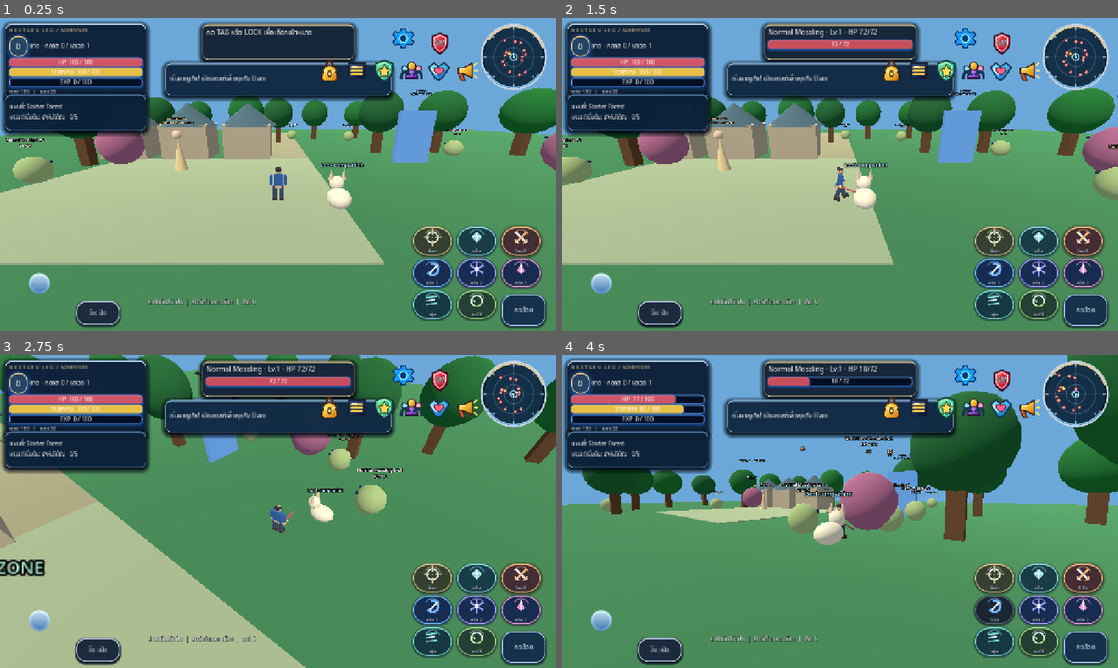
Above: before the commit, frames 1-4 (two rows, left to right).
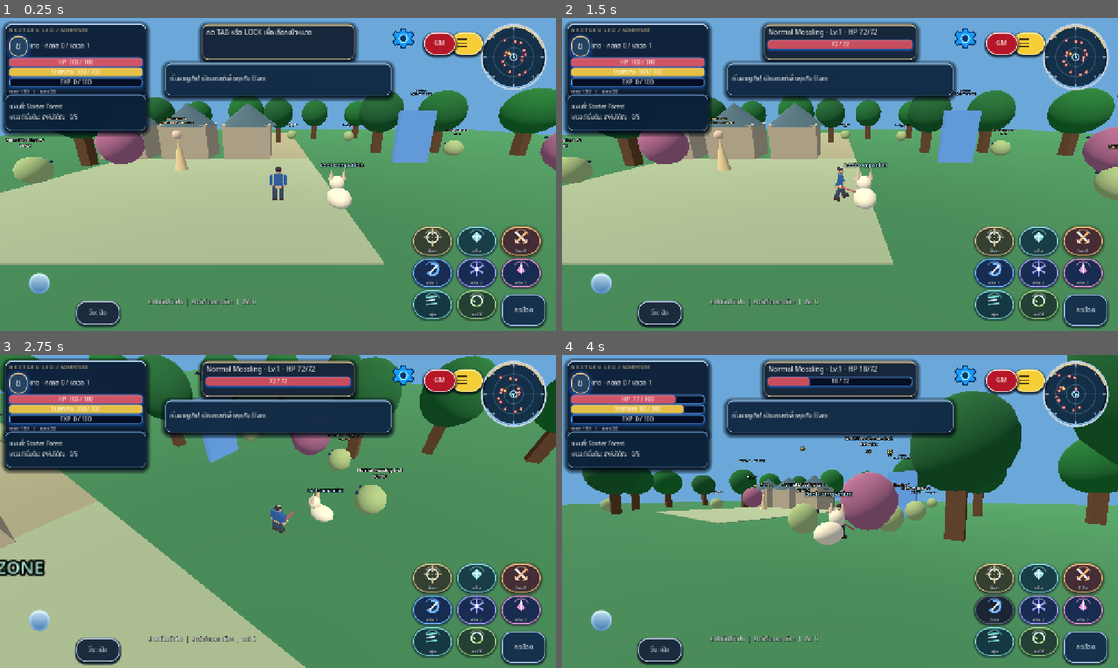
Above: after the commit, the same moments.

Repository: redfullmoon209-debug/NexTgenLeo
Game: Godot game, scene res://scenes/main.tscn
The game is run twice, just before and just after one commit, with the same random seed, the same clock (stepped at 60 frames per second) and the same inputs.
Inputs (mouse positions are in pixels of both pictures, inside the frame that each line leads up to):
- Up to frame 1 (0.25 s): no input
- Up to frame 2 (1.5 s): click "กระโดด" at 0.5 s; tap Enter at 1.25 s; move the mouse to (962, 158) at 1.27 s; hold D from 1.28 s (still down); tap Tab at 1.35 s; click (962, 158) at 1.42 s
- Up to frame 3 (2.75 s): tap Space at 1.52 s; release D at 2 s; drag from (166, 527) to (250, 574) at 2.02 s
- Up to frame 4 (4 s): move the mouse to (895, 442) at 2.77 s; hold D 2.78-3.5 s; tap 1 at 2.85 s; drag from (812, 574) to (673, 464) at 3.52 s

The runs differ from the first frame. In frame 1, 1.7% of the frame differs, in the area x 57-88%, y 4-21%; in frame 2, 1.7%; in frame 3, 1.6%; in frame 4, 1.7%.
Error after the commit: Parse Error: Cannot infer the type of "modal_open" variable because the value doesn't have a set type. (res://scripts/main_rich_navigation.gd:400)

Commit message:
Prevent new primary icons covering Silver Bag controls; auto-hide while workspace is open

Diff:
--- a/scripts/main_rich_navigation.gd
+++ b/scripts/main_rich_navigation.gd
@@ -395,12 +395,21 @@
 	_close_menu()
 
 func _process(_delta: float) -> void:
-	if current_menu.is_empty() or not is_instance_valid(gameplay):
-		return
-	if is_instance_valid(gameplay.panel) and gameplay.panel.visible:
+	if not is_instance_valid(gameplay):
+		return
+	var modal_open := (is_instance_valid(gameplay.panel) and gameplay.panel.visible) or (is_instance_valid(gameplay.silver_workspace) and gameplay.silver_workspace.visible)
+	# Never cover Bag next-page buttons, item slots or modal confirmation controls.
+	# Six new icons return automatically when the modal closes; GM/Settings are untouched.
+	var visibility_changed := false
+	for menu_id in NAV_IDS:
+		var icon_button: Button = nav_buttons[menu_id]
+		if icon_button.visible == modal_open:
+			icon_button.visible = not modal_open
+			visibility_changed = true
+	if modal_open and not current_menu.is_empty():
 		_close_menu()
-	elif is_instance_valid(gameplay.silver_workspace) and gameplay.silver_workspace.visible:
-		_close_menu()
+	elif visibility_changed:
+		_update_web_diagnostics()
 
 func _responsive() -> void:
 	var view := get_viewport().get_visible_rect().size
@@ -443,6 +452,7 @@
 		"rows": row_buttons.size(),
 		"items": row_targets,
 		"panel": [area.position.x, area.position.y, area.size.x, area.size.y],
-		"legacy_menu_hidden": is_instance_valid(gameplay) and not gameplay.menu_toggle_button.visible
+		"legacy_menu_hidden": is_instance_valid(gameplay) and not gameplay.menu_toggle_button.visible,
+		"icons_visible": (nav_buttons["Bag"] as Button).visible
 	}
 	JavaScriptBridge.eval("window.leoMainRichNav = " + JSON.stringify(data), true)
